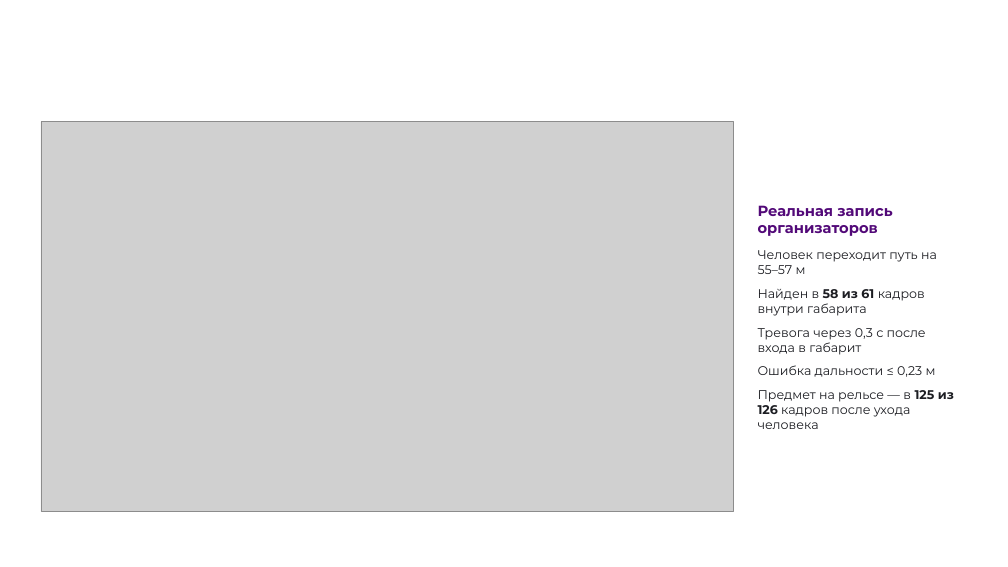
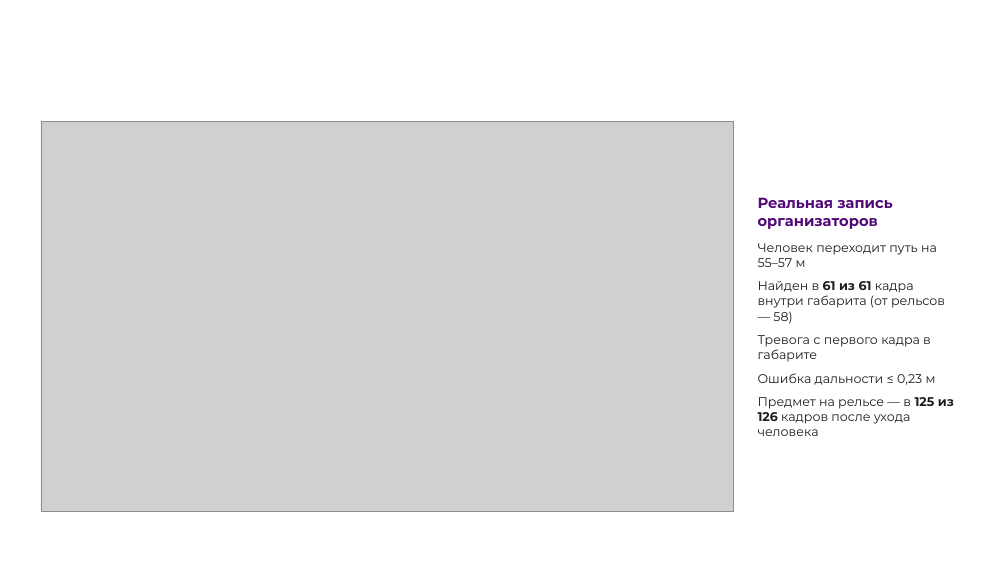
Before and after one commit to pmixay/ReSense, a slide deck: slide 9 of docs/presentation/ReSense_LCT2026.pptx. Drawn at 1008x567 pixels with LibreOffice and Linux fonts; fonts in the diff are those of the drawing; grey boxes stand for pictures; background and template pictures are left out. Boxes give left, top, right and bottom in pixels: in the first picture for what was removed or moved away, otherwise in the second. Text is boxed around its words. In the diff, an @@ line names an element or a change of style, - is before the commit and + after.

```diff
--- a/docs/presentation/ReSense_LCT2026.pptx
+++ b/docs/presentation/ReSense_LCT2026.pptx
@@ text at bbox=[758, 281, 945, 362]: text changed @@
-Найден в 58 из 61 кадров внутри габарита
-Тревога через 0,3 с после входа в габарит
+Найден в 61 из 61 кадра внутри габарита (от рельсов — 58)
+Тревога с первого кадра в габарите
```
Also in this commit, not shown: 8 other slides changed, 17 other files.
